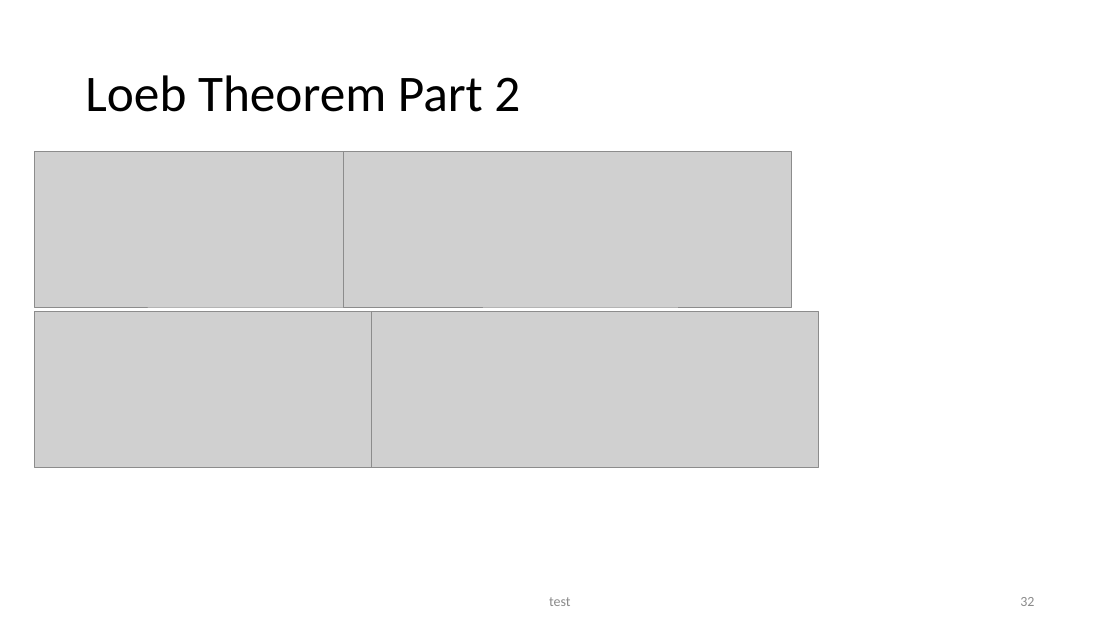
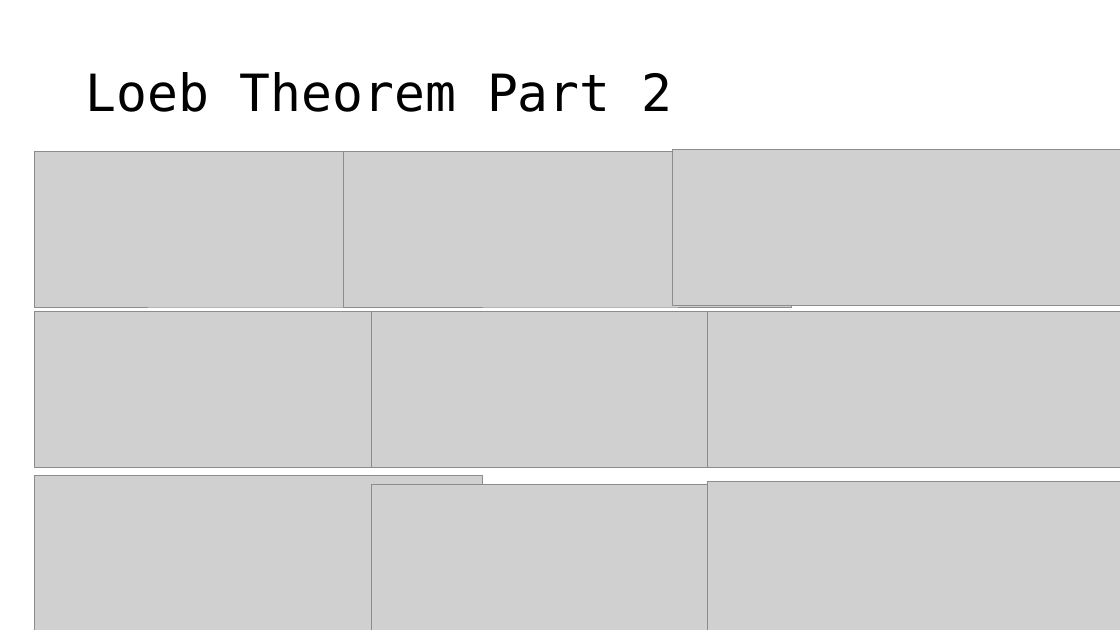
Before and after one commit to seanwestfall/algorithm_w_presentation, a slide deck: slide 31 of Presentation1.pptx. Drawn at 1120x630 pixels with LibreOffice and Linux fonts; fonts in the diff are those of the drawing; grey boxes stand for pictures. Boxes give left, top, right and bottom in pixels: in the first picture for what was removed or moved away, otherwise in the second. Text is boxed around its words. In the diff, an @@ line names an element or a change of style, - is before the commit and + after.

Commit message:
Presentation Update

```diff
--- a/Presentation1.pptx
+++ b/Presentation1.pptx
@@ title "Loeb Theorem Part 2" at (x1=85, y1=72, x2=673, y2=112): font Calibri to DejaVu Sans Mono @@
@@ picture added at (x1=673, y1=150, x2=1120, y2=305) @@
@@ picture added at (x1=707, y1=311, x2=1120, y2=466) @@
@@ picture added at (x1=34, y1=476, x2=482, y2=630) @@
@@ picture added at (x1=371, y1=485, x2=819, y2=630) @@
@@ picture added at (x1=707, y1=481, x2=1120, y2=630) @@
@@ text removed at (x1=549, y1=597, x2=570, y2=606) @@
-test
@@ page number removed at (x1=1020, y1=597, x2=1034, y2=606) @@
-32
```
Also in this commit, not shown: 5 other slides changed.
